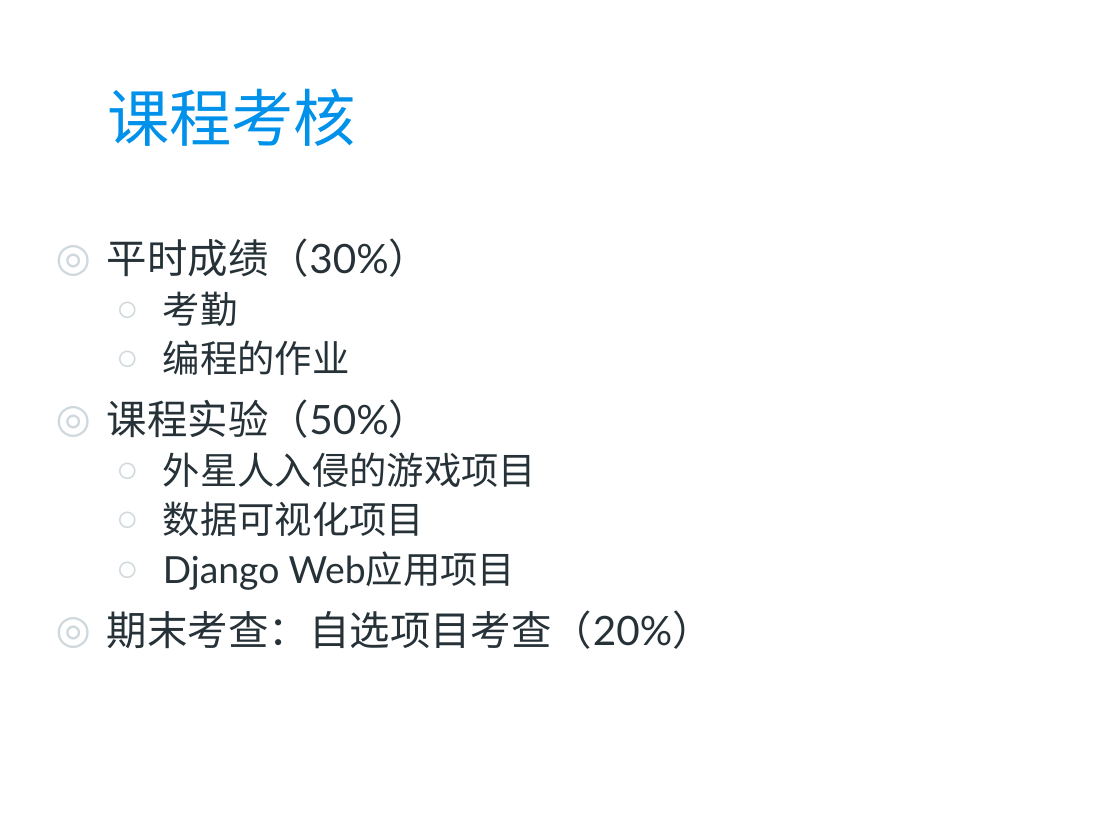
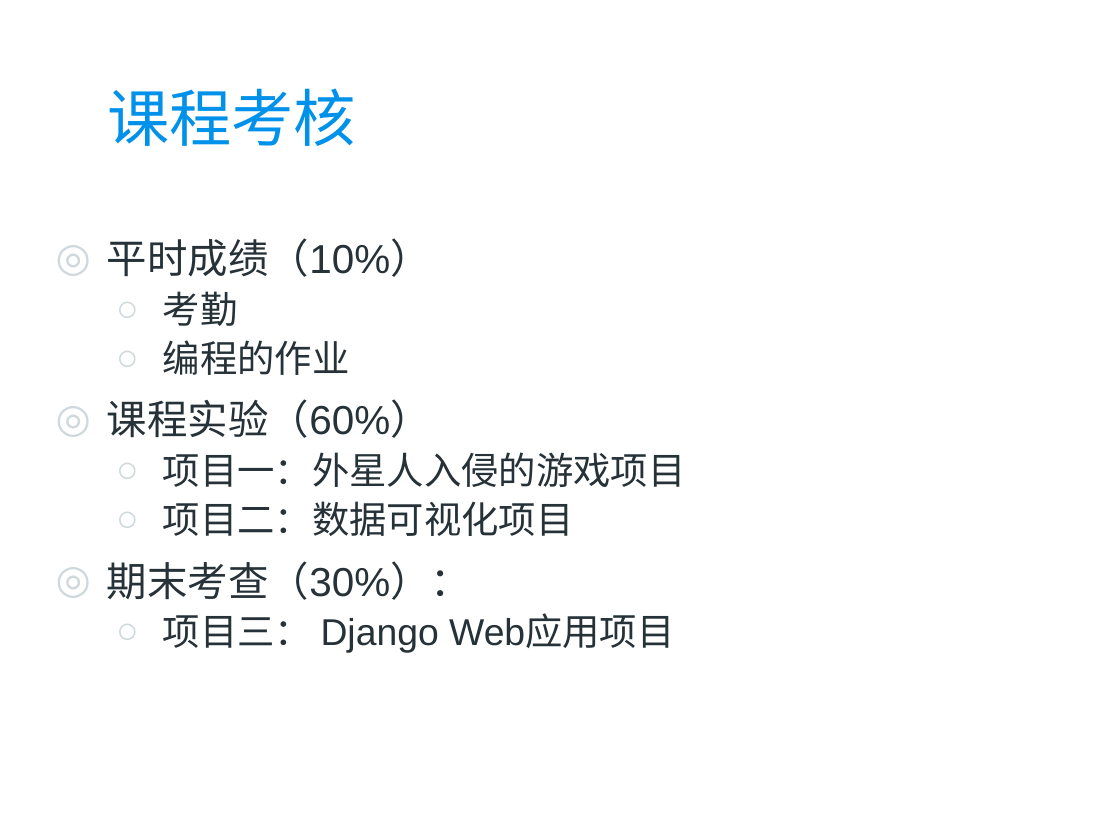
Before and after one commit to zhoujing204/python_course, a slide deck: slide 6 of Presentations/01 Python编程概述.pptx. Drawn at 1120x840 pixels with LibreOffice and Linux fonts; fonts in the diff are those of the drawing; background and template pictures are left out. Boxes give left, top, right and bottom in pixels: in the first picture for what was removed or moved away, otherwise in the second. Text is boxed around its words. In the diff, an @@ line names an element or a change of style, - is before the commit and + after.

```diff
--- a/Presentations/01 Python编程概述.pptx
+++ b/Presentations/01 Python编程概述.pptx
@@ text at box(107, 238, 431, 277): text changed; font Lato to Arial @@
-◎ 平时成绩（30%）
+◎ 平时成绩（10%）
@@ text at box(107, 399, 686, 653): text changed; font Lato to Arial @@
-◎ 课程实验（50%）
-  ○ 外星人入侵的游戏项目
-  ○ 数据可视化项目
-  ○ Django Web应用项目
-◎ 期末考查：自选项目考查（20%）
+◎ 课程实验（60%）
+  ○ 项目一：外星人入侵的游戏项目
+  ○ 项目二：数据可视化项目
+◎ 期末考查（30%）：
+  ○ 项目三： Django Web应用项目
```
Also in this commit, not shown: 31 other slides changed, 5 other files.
